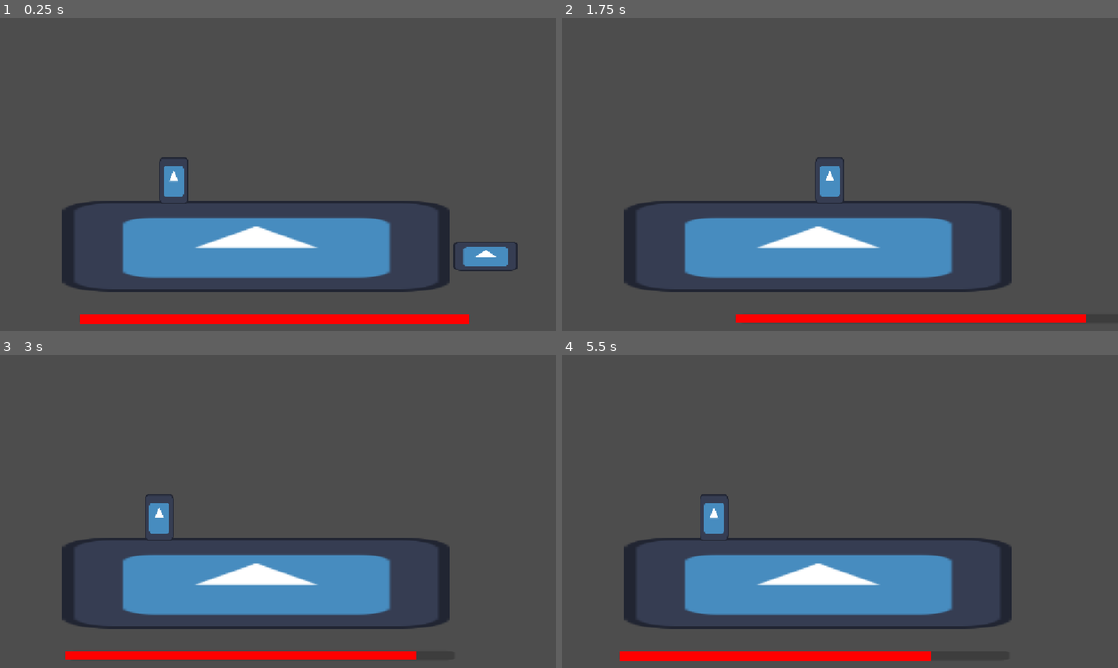
Above: before the commit, frames 1-4 (two rows, left to right).
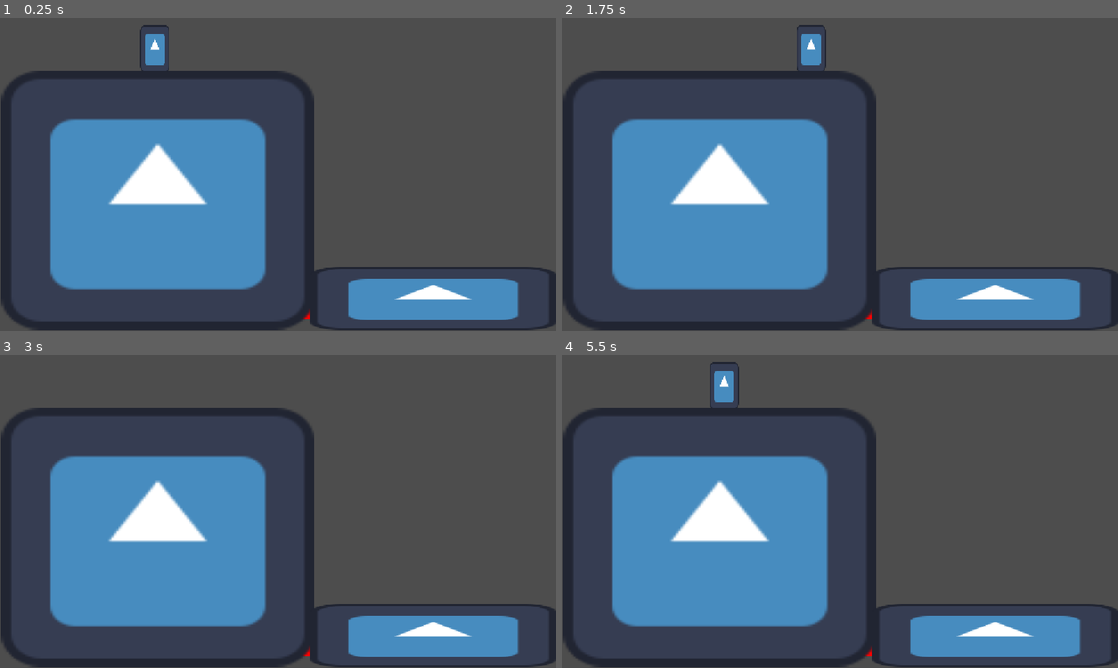
Above: after the commit, the same moments.

Repository: wisp791/Godot-Test
Game: Godot game, scene res://test.tscn
Two runs of this game, one before a commit and one after it. Both use one fixed random seed, a clock stepped at 60 frames per second and the inputs below. The engine's default icon, where the game draws it, is replaced by a stand-in: a white triangle on a blue panel in a dark square.
Inputs:
- Up to frame 1 (0.25 s): no input
- Up to frame 2 (1.75 s): tap Enter (ui_accept) at 0.5, 0.77, 1.52 s; hold Right (ui_right) from 0.53 s (still down)
- Up to frame 3 (3 s): release Right (ui_right) at 2.03 s; hold Left (ui_left) 2.03-2.78 s; hold Right (ui_right) from 2.78 s (still down)
- Up to frame 4 (5.5 s): tap Enter (ui_accept) at 3.02, 3.77, 4.52 s; release Right (ui_right) at 4.28 s; hold Left (ui_left) 4.28-5.03 s; hold Right (ui_right) from 5.03 s (still down)

The runs differ from the first frame. In frame 1, 35% of the frame differs, in the area x 0-100%, y 2-100%; in frame 2, 34%; in frame 3, 34%; in frame 4, 34%.

Commit message:
Decoupling & refactoring, level adjustments
Decoupling & refactoring, level adjustments

Diff:
--- a/scripts/hp.gd
+++ b/scripts/hp_bar.gd
@@ -1,15 +1,15 @@
 extends ProgressBar
 
-var health := 100
-@onready var characterBody2D = get_node("../../")
+@export var hp: Hp
 
 # Called when the node enters the scene tree for the first time.
 func _ready() -> void:
-	value = health
-
+	hp.health_changed.connect(_on_health_changed)
 
 # Called every frame. 'delta' is the elapsed time since the previous frame.
 func _process(delta: float) -> void:
-	if characterBody2D.position.y > 75:
-		health -= 10
+	pass
+
+func _on_health_changed(health, max_health):
 	value = health
+	max_value = max_health
--- /dev/null
+++ b/scripts/hp_component.gd
@@ -0,0 +1,18 @@
+extends Node2D
+class_name Hp
+signal health_changed(health:float, max_health:float)
+
+var max_health := 100
+var health := max_health
+
+@export var characterBody2D: CharacterBody2D
+
+# Called when the node enters the scene tree for the first time.
+func _ready() -> void:
+	health = max_health
+
+# Called every frame. 'delta' is the elapsed time since the previous frame.
+func _process(delta: float) -> void:
+	if characterBody2D.position.y > 75:
+		health -= 10
+		health_changed.emit(health, max_health)
--- a/test.tscn
+++ b/test.tscn
@@ -2,53 +2,29 @@
 
 [ext_resource type="Texture2D" uid="uid://c2wuwgsqfu7ge" path="res://icon.svg" id="1_37kl0"]
 [ext_resource type="Script" uid="uid://cd1t5e0myd4hk" path="res://scripts/movement.gd" id="2_6uqi0"]
-[ext_resource type="Script" uid="uid://cbe3ntw6uti7s" path="res://scripts/hp.gd" id="3_6uqi0"]
+[ext_resource type="Script" uid="uid://cbe3ntw6uti7s" path="res://scripts/hp_bar.gd" id="3_6uqi0"]
+[ext_resource type="Script" uid="uid://cs6rc2l0j570g" path="res://scripts/hp_component.gd" id="4_ppyta"]
+
+[sub_resource type="StyleBoxFlat" id="StyleBoxFlat_6uqi0"]
+bg_color = Color(1, 0, 0, 1)
 
 [sub_resource type="RectangleShape2D" id="RectangleShape2D_8ry2g"]
-size = Vector2(268, 62)
+size = Vector2(216, 178)
 
 [sub_resource type="RectangleShape2D" id="RectangleShape2D_es8jv"]
 size = Vector2(20, 30)
 
-[sub_resource type="StyleBoxFlat" id="StyleBoxFlat_6uqi0"]
-bg_color = Color(1, 0, 0, 1)
-
-[sub_resource type="RectangleShape2D" id="RectangleShape2D_1bfxr"]
-size = Vector2(45, 20)
-
 [node name="Node2D" type="Node2D" unique_id=626909662]
 
-[node name="StaticBody2D" type="StaticBody2D" parent="." unique_id=316520481]
-
-[node name="CollisionShape2D" type="CollisionShape2D" parent="StaticBody2D" unique_id=2112339497]
-position = Vector2(126, 22)
-shape = SubResource("RectangleShape2D_8ry2g")
-
-[node name="Sprite2D" type="Sprite2D" parent="StaticBody2D" unique_id=352739797]
-position = Vector2(126.00001, 21.500004)
-scale = Vector2(2.0937502, 0.49218756)
-texture = ExtResource("1_37kl0")
-
-[node name="CharacterBody2D" type="CharacterBody2D" parent="." unique_id=338293096]
-position = Vector2(70, -12)
-script = ExtResource("2_6uqi0")
-
-[node name="CollisionShape2D" type="CollisionShape2D" parent="CharacterBody2D" unique_id=1004449612]
-position = Vector2(-0.9999962, -15)
-shape = SubResource("RectangleShape2D_es8jv")
-
-[node name="Sprite2D" type="Sprite2D" parent="CharacterBody2D" unique_id=1664010718]
-position = Vector2(-0.99999905, -14.75)
-scale = Vector2(0.15625007, 0.25390625)
-texture = ExtResource("1_37kl0")
-
-[node name="Control" type="Control" parent="CharacterBody2D" unique_id=1044325013]
+[node name="Control" type="Control" parent="." unique_id=1044325013]
 layout_mode = 3
 anchors_preset = 0
-offset_right = 40.0
-offset_bottom = 40.0
+offset_left = 70.0
+offset_top = -12.0
+offset_right = 110.0
+offset_bottom = 28.0
 
-[node name="ProgressBar" type="ProgressBar" parent="CharacterBody2D/Control" unique_id=209369644]
+[node name="HpBar" type="ProgressBar" parent="Control" unique_id=209369644 node_paths=PackedStringArray("hp")]
 layout_mode = 0
 offset_left = -66.0
 offset_top = 67.0
@@ -60,18 +36,48 @@
 value = 100.0
 show_percentage = false
 script = ExtResource("3_6uqi0")
+hp = NodePath("../../Player/HpComponent")
+
+[node name="StaticBody2D" type="StaticBody2D" parent="." unique_id=316520481]
+
+[node name="CollisionShape2D" type="CollisionShape2D" parent="StaticBody2D" unique_id=2112339497]
+position = Vector2(57, -11)
+shape = SubResource("RectangleShape2D_8ry2g")
+
+[node name="Sprite2D" type="Sprite2D" parent="StaticBody2D" unique_id=352739797]
+position = Vector2(57.999992, -10.250004)
+scale = Vector2(1.6875, 1.3945313)
+texture = ExtResource("1_37kl0")
+
+[node name="StaticBody2D (2)" type="StaticBody2D" parent="." unique_id=2133331513]
+
+[node name="CollisionShape2D" type="CollisionShape2D" parent="StaticBody2D (2)" unique_id=1937548658]
+position = Vector2(247.2014, 56.871437)
+scale = Vector2(0.7889018, 0.24225707)
+shape = SubResource("RectangleShape2D_8ry2g")
+
+[node name="Sprite2D" type="Sprite2D" parent="StaticBody2D (2)" unique_id=1019798067]
+position = Vector2(248.2014, 57.621445)
+scale = Vector2(1.331272, 0.33783507)
+texture = ExtResource("1_37kl0")
+
+[node name="Player" type="CharacterBody2D" parent="." unique_id=338293096]
+position = Vector2(70, -12)
+script = ExtResource("2_6uqi0")
+
+[node name="CollisionShape2D" type="CollisionShape2D" parent="Player" unique_id=1004449612]
+position = Vector2(-13.999992, -107)
+shape = SubResource("RectangleShape2D_es8jv")
+
+[node name="Sprite2D" type="Sprite2D" parent="Player" unique_id=1664010718]
+position = Vector2(-13.999995, -106.75)
+scale = Vector2(0.15625007, 0.25390625)
+texture = ExtResource("1_37kl0")
+
+[node name="HpComponent" type="Node2D" parent="Player" unique_id=1038142437 node_paths=PackedStringArray("characterBody2D")]
+script = ExtResource("4_ppyta")
+characterBody2D = NodePath("..")
 
 [node name="Camera2D" type="Camera2D" parent="." unique_id=1778486932]
 position = Vector2(141, -28)
 zoom = Vector2(3, 3)
-
-[node name="RigidBody2D" type="RigidBody2D" parent="." unique_id=671504255]
-
-[node name="CollisionShape2D" type="CollisionShape2D" parent="RigidBody2D" unique_id=1953385015]
-position = Vector2(283.5, 0)
-shape = SubResource("RectangleShape2D_1bfxr")
-
-[node name="Sprite2D" type="Sprite2D" parent="RigidBody2D/CollisionShape2D" unique_id=1796360527]
-position = Vector2(1.0000057, -1.9073486e-06)
-scale = Vector2(0.3515626, 0.15625)
-texture = ExtResource("1_37kl0")
Renamed: scripts/hp.gd.uid -> scripts/hp_bar.gd.uid
Not shown, added: scripts/hp_component.gd.uid
